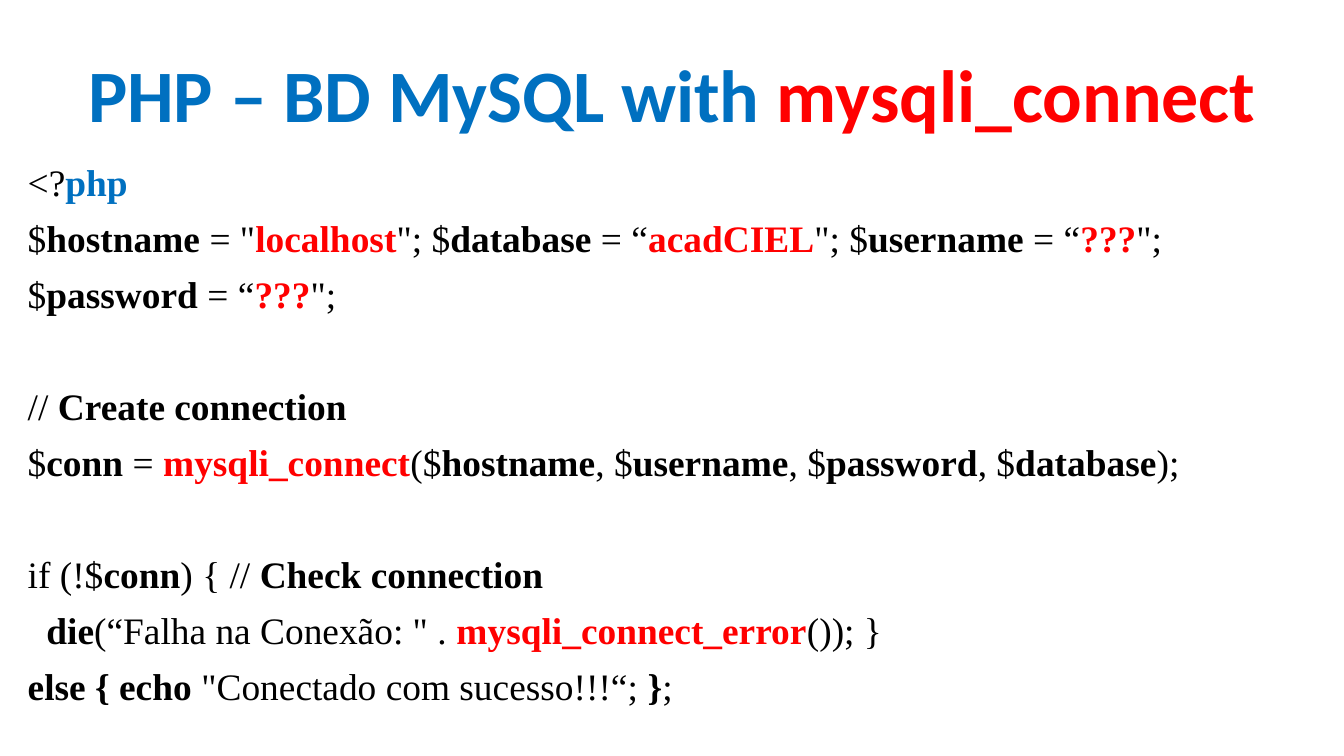
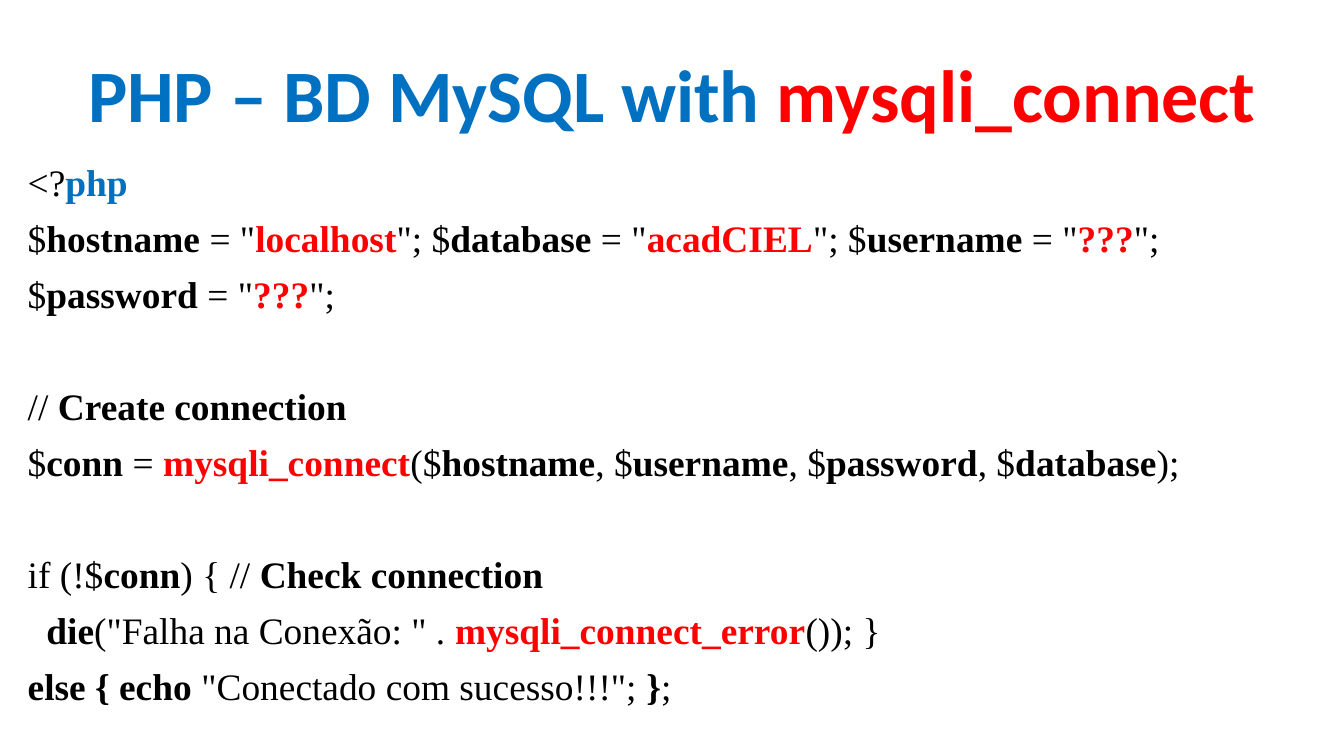
Before and after one commit to CloudEducationBrazil/WydenDesenvolvimentoWebPHP, a slide deck: slide 62 of 01 Classes/Aula 12 e 13 Desenvolvimento Web PHP - PHP.pptx. Drawn at 1344x756 pixels with LibreOffice and Linux fonts; fonts in the diff are those of the drawing; background and template pictures are left out. Boxes give left, top, right and bottom in pixels: in the first picture for what was removed or moved away, otherwise in the second. Text is boxed around its words. In the diff, an @@ line names an element or a change of style, - is before the commit and + after.

```diff
--- a/01 Classes/Aula 12 e 13 Desenvolvimento Web PHP - PHP.pptx
+++ b/01 Classes/Aula 12 e 13 Desenvolvimento Web PHP - PHP.pptx
@@ text at (28,225,1022,315): text changed @@
-$hostname = "localhost"; $database = “acadCIEL"; $username = “???";
-$password = “???";
+$hostname = "localhost"; $database = "acadCIEL"; $username = "???";
+$password = "???";
@@ text at (28,618,853,706): text changed @@
-die(“Falha na Conexão: " . mysqli_connect_error()); }
-else { echo "Conectado com sucesso!!!“; };
+die("Falha na Conexão: " . mysqli_connect_error()); }
+else { echo "Conectado com sucesso!!!"; };
```
Also in this commit, not shown: 36 other slides changed, 1 other file.
